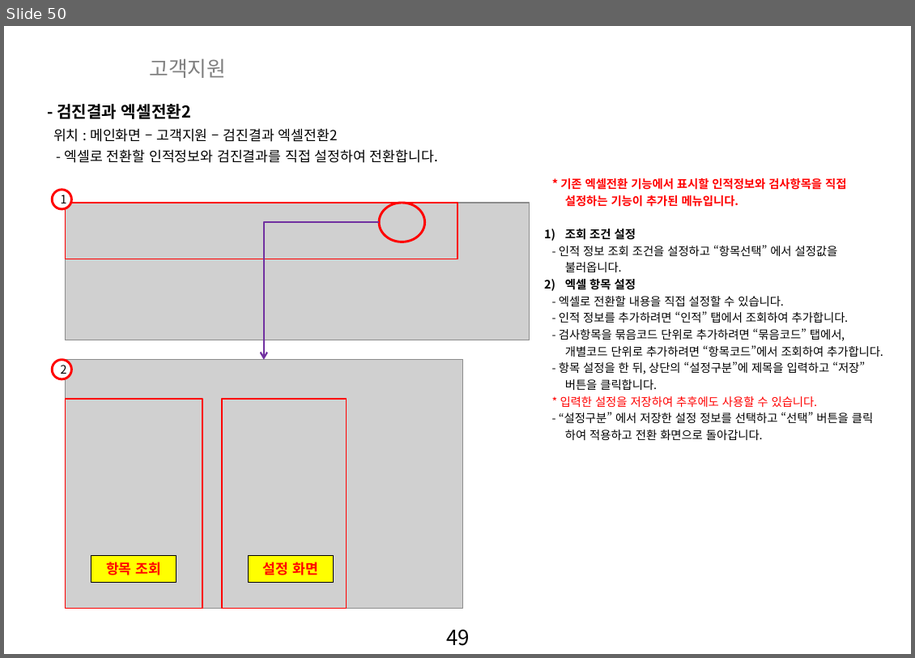
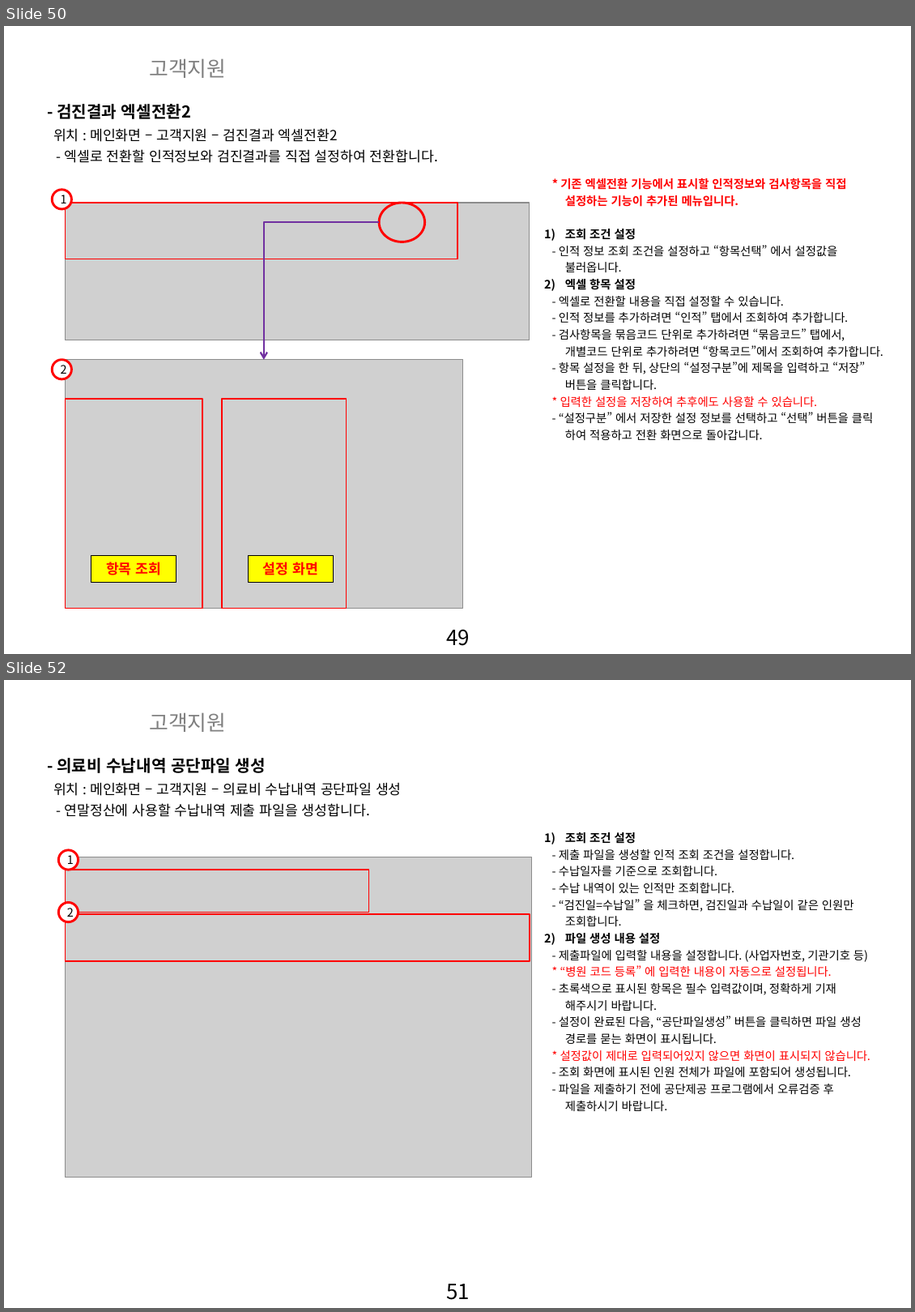
Before and after one commit to zooxop/ailiss_manual, a slide deck: manual/앨리스_매뉴얼_작업중.pptx. Shown one above the other, each under a label of ours: slide 50 before the commit, slides 50 and 52 after it; the slides between them are not shown. The pictures are 915x658 and 915x1312 pixels, drawn with LibreOffice and Linux fonts; fonts in the diff are those of the drawing; grey boxes stand for pictures; background and template pictures are left out. Boxes give left, top, right and bottom in pixels: in the first picture for what was removed or moved away, otherwise in the second. Text is boxed around its words. In the diff, an @@ line names an element or a change of style, - is before the commit and + after.

```diff
--- a/manual/앨리스_매뉴얼_작업중.pptx
+++ b/manual/앨리스_매뉴얼_작업중.pptx
@@ slide 52 added at (4,680,911,1308), background picture (left out); not listed: 1 template element that a slide beside it also shows @@
@@ text added at (149,712,226,732), 18 pt, text #808080 @@
+고객지원
@@ text added at (57,758,266,773), 14 pt, text #000000, bold @@
+- 의료비 수납내역 공단파일 생성
@@ text added at (53,782,402,796), 12 pt, text #000000 @@
+위치 : 메인화면 – 고객지원 – 의료비 수납내역 공단파일 생성
@@ text added at (65,803,370,817), 12 pt, text #000000 @@
+- 연말정산에 사용할 수납내역 제출 파일을 생성합니다.
@@ text added at (559,832,870,1111), 10 pt, text #000000 @@
+1) 조회 조건 설정
+- 제출 파일을 생성할 인적 조회 조건을 설정합니다.
+- 수납일자를 기준으로 조회합니다.
+- 수납 내역이 있는 인적만 조회합니다.
+- “검진일=수납일” 을 체크하면, 검진일과 수납일이 같은 인원만
+조회합니다.
+2) 파일 생성 내용 설정
+- 제출파일에 입력할 내용을 설정합니다. (사업자번호, 기관기호 등)
+* “병원 코드 등록” 에 입력한 내용이 자동으로 설정됩니다.
+- 초록색으로 표시된 항목은 필수 입력값이며, 정확하게 기재
+해주시기 바랍니다.
+- 설정이 완료된 다음, “공단파일생성” 버튼을 클릭하면 파일 생성
+경로를 묻는 화면이 표시됩니다.
+* 설정값이 제대로 입력되어있지 않으면 화면이 표시되지 않습니다.
+- 조회 화면에 표시된 인원 전체가 파일에 포함되어 생성됩니다.
+- 파일을 제출하기 전에 공단제공 프로그램에서 오류검증 후
+제출하시기 바랍니다.
@@ ellipse added at (58,850,78,870), fill #FFFFFF, outline #FF0000 2 pt, 10 pt, text #000000 @@
+1
@@ picture added at (65,857,532,1177) @@
@@ rectangle added at (65,870,369,912), outline #FF0000 1 pt @@
@@ ellipse added at (58,903,78,922), fill #FFFFFF, outline #FF0000 2 pt, 10 pt, text #000000 @@
+2
@@ rectangle added at (65,915,530,961), outline #FF0000 1 pt @@
```
Also in this commit, not shown: 1 slide changed, 3 other slides added.
